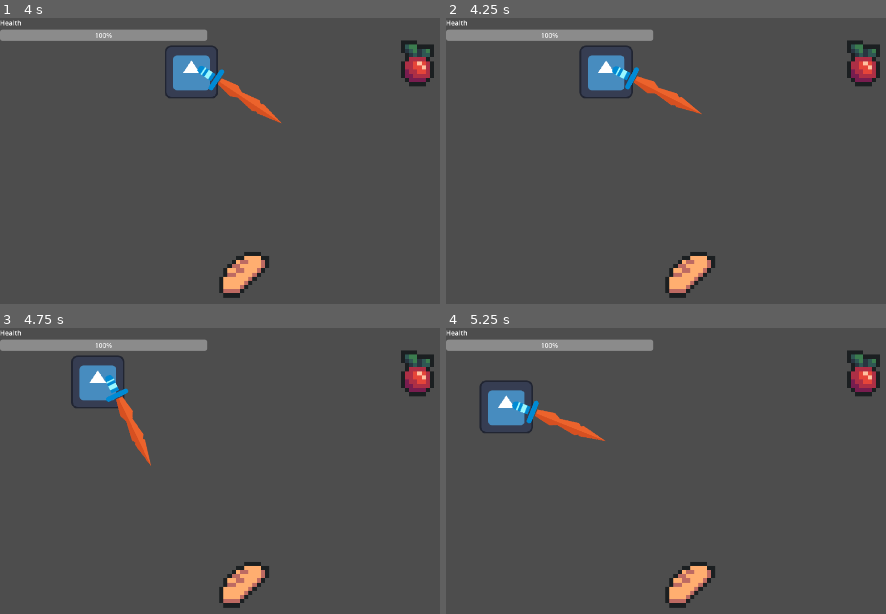
Above: before the commit, frames 1-4 (two rows, left to right).
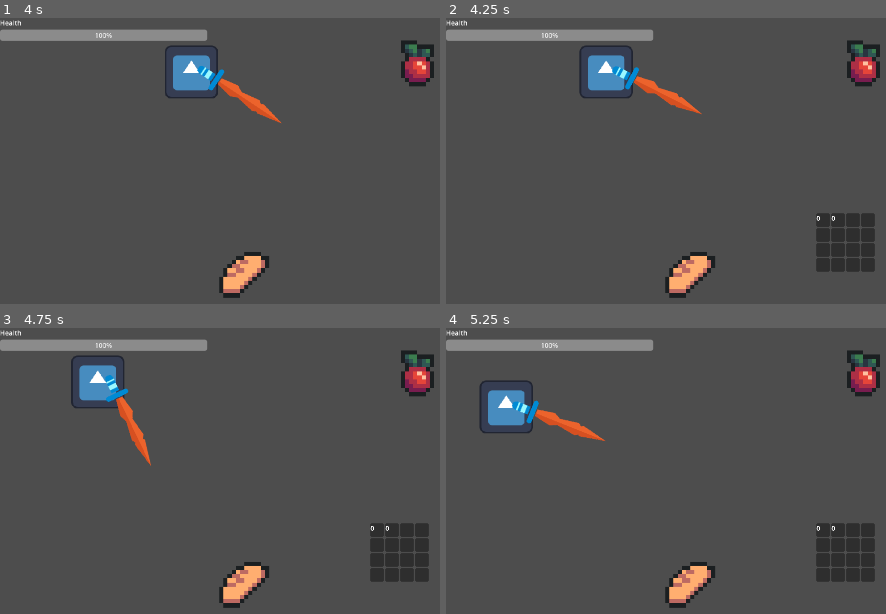
Above: after the commit, the same moments.

Repository: TBrush123/cooking-game
Game: Godot game, scene res://Test/node.tscn
Two runs of this game, one before a commit and one after it. Both use one fixed random seed, a clock stepped at 60 frames per second and the inputs below. The engine's default icon, where the game draws it, is replaced by a stand-in: a white triangle on a blue panel in a dark square.
Inputs (mouse positions are in pixels of both pictures, inside the frame that each line leads up to):
- Up to frame 1 (4 s): move the mouse to (outside the picture) at 0.52 s; hold D (Right) 0.53-1.28 s; tap E (Pickup) at 0.6, 1.55, 2, 2.1, 2.85, 3.8 s; move the mouse to (237, 263) at 1.27 s; hold S (Down) 1.28-2.03 s; click (237, 263) at 1.35 s; move the mouse to (outside the picture) at 2.02 s; hold D (Right) 2.03-2.78 s; move the mouse to (outside the picture) at 2.77 s; hold W (Up) 2.78-3.53 s; move the mouse to (outside the picture) at 3.52 s; hold A (Left) from 3.53 s (still down); click (outside the picture) at 3.6 s
- Up to frame 2 (4.25 s): keep holding A (Left); tap I (Inventory, bound only after the commit) at 4.15 s
- Up to frame 3 (4.75 s): keep holding A (Left); move the mouse to (158, 485) at 4.27 s; tap E (Pickup) at 4.35 s
- Up to frame 4 (5.25 s): move the mouse to (885, 551) at 5.02 s; release A (Left) at 5.03 s; hold S (Down) from 5.03 s (still down); tap E (Pickup) at 5.1 s

Frame 1 is identical in both runs. In frame 2, 2.4% of the frame differs, in the area x 84-98%, y 68-89%; in frame 3, 2.4%; in frame 4, 2.4%.

Commit message:
Made basic inventory system

Diff:
--- a/Enemies/TestEnemy/chase.gd
+++ b/Enemies/TestEnemy/chase.gd
@@ -9,6 +9,8 @@
 	player = get_tree().get_first_node_in_group("Player")
 
 func Physics_Update(_delta: float):
+	if not player:
+		return
 	var direction = player.global_position - enemy.global_position
 
 	if direction.length() > 150:
--- a/Enemies/monster.tscn
+++ b/Enemies/monster.tscn
@@ -69,6 +69,7 @@
 position = Vector2(29, 27)
 
 [node name="CollisionShape2D" type="CollisionShape2D" parent="HitboxComponent"]
+position = Vector2(-15, -15)
 shape = SubResource("RectangleShape2D_ydum8")
 
 [node name="HurtboxComponent" parent="." node_paths=PackedStringArray("health_component") instance=ExtResource("10_s3snc")]
--- a/Items/item.gd
+++ b/Items/item.gd
@@ -28,5 +28,5 @@
 		get_parent().add_child(pickup_sparkle)
 		pickup_sparkle.restart()
 
-	Global.add_ingredient(item_name)
+	Global.add_item(item_name, "ingredients")
 	queue_free()
--- a/Scripts/Global.gd
+++ b/Scripts/Global.gd
@@ -1,13 +1,14 @@
 extends Node
 
 signal player_health_changed
+signal inventory_updated
 
 var player_health: float = 100.0
 
 var rng: RandomNumberGenerator
 var player_inventory: Dictionary = {
-	"Ingredients": [],
-	"Weapons": [],
+	"ingredients": [],
+	"weapons": [],
 }
 
 func _ready() -> void:
@@ -15,6 +16,10 @@
 	rng.randomize()
 
 
-func add_ingredient(item_name: String):
-	player_inventory["Ingredients"].append(item_name)
-	print(player_inventory["Ingredients"])
+func add_item(item_name: String, item_type: String):
+	if item_type in player_inventory:
+		player_inventory[item_type].append(item_name)
+		inventory_updated.emit()
+	else:
+		print("Invalid item type")
+	print(player_inventory)
--- /dev/null
+++ b/UI/Inventory/inventory.tscn
@@ -0,0 +1,24 @@
+[gd_scene load_steps=2 format=3 uid="uid://coe71lr2uu44"]
+
+[ext_resource type="Script" uid="uid://cg504ahund4dq" path="res://inventory.gd" id="1_ym3yg"]
+
+[node name="Inventory" type="Control" node_paths=PackedStringArray("inventory_grid")]
+layout_mode = 3
+anchors_preset = 15
+anchor_right = 1.0
+anchor_bottom = 1.0
+grow_horizontal = 2
+grow_vertical = 2
+script = ExtResource("1_ym3yg")
+inventory_grid = NodePath("GridContainer")
+
+[node name="GridContainer" type="GridContainer" parent="."]
+layout_mode = 1
+anchors_preset = 8
+anchor_left = 0.5
+anchor_top = 0.5
+anchor_right = 0.5
+anchor_bottom = 0.5
+grow_horizontal = 2
+grow_vertical = 2
+columns = 4
--- a/UI/hud.tscn
+++ b/UI/hud.tscn
@@ -1,6 +1,7 @@
-[gd_scene load_steps=2 format=3 uid="uid://b5rs681vrvrbe"]
+[gd_scene load_steps=3 format=3 uid="uid://b5rs681vrvrbe"]
 
 [ext_resource type="Script" uid="uid://ds6qvhrfjbc50" path="res://UI/hud.gd" id="1_ne75i"]
+[ext_resource type="PackedScene" uid="uid://coe71lr2uu44" path="res://UI/Inventory/inventory.tscn" id="2_bytes"]
 
 [node name="HUD" type="Control" node_paths=PackedStringArray("health_bar")]
 layout_mode = 3
@@ -28,3 +29,6 @@
 offset_top = 28.0
 offset_right = 498.0
 offset_bottom = 55.0
+
+[node name="Inventory" parent="." instance=ExtResource("2_bytes")]
+layout_mode = 1
--- /dev/null
+++ b/inventory.gd
@@ -0,0 +1,43 @@
+extends Control
+
+@export var inventory_grid: GridContainer
+
+var inventory: Dictionary
+
+
+func _ready() -> void:
+	hide_invetory()
+	update_inventory()
+	Global.inventory_updated.connect(update_inventory)
+
+func update_inventory() -> void:
+	for cell in inventory_grid.get_children():
+		cell.queue_free()
+
+	inventory = Global.player_inventory
+	var inventory_size: int = inventory["ingredients"].size() - 1
+	for i in range(16):
+
+		var cell = Panel.new()
+
+		if i <= inventory_size:
+			var label: Label = Label.new()
+			label.text = inventory["ingredients"][i]
+			cell.add_child(label)
+
+		cell.custom_minimum_size = Vector2(32, 32)
+		inventory_grid.add_child(cell)
+
+func show_inventory() -> void:
+	visible = true
+
+
+func hide_invetory() -> void:
+	visible = false
+
+func _process(_delta: float) -> void:
+	if Input.is_action_just_pressed("Inventory"):
+		if visible:
+			hide_invetory()
+		else:
+			show_inventory()
--- a/project.godot
+++ b/project.godot
@@ -71,6 +71,11 @@
 "events": [Object(InputEventKey,"resource_local_to_scene":false,"resource_name":"","device":-1,"window_id":0,"alt_press …(192 unchanged characters)…
 ]
 }
+Inventory={
+"deadzone": 0.2,
+"events": [Object(InputEventKey,"resource_local_to_scene":false,"resource_name":"","device":-1,"window_id":0,"alt_pressed":false,"shift_pressed":false,"ctrl_pressed":false,"meta_pressed":false,"pressed":false,"keycode":0,"physical_keycode":73,"key_label":0,"unicode":105,"location":0,"echo":false,"script":null)
+]
+}
 
 [layer_names]
 
Not shown, added: inventory.gd.uid
